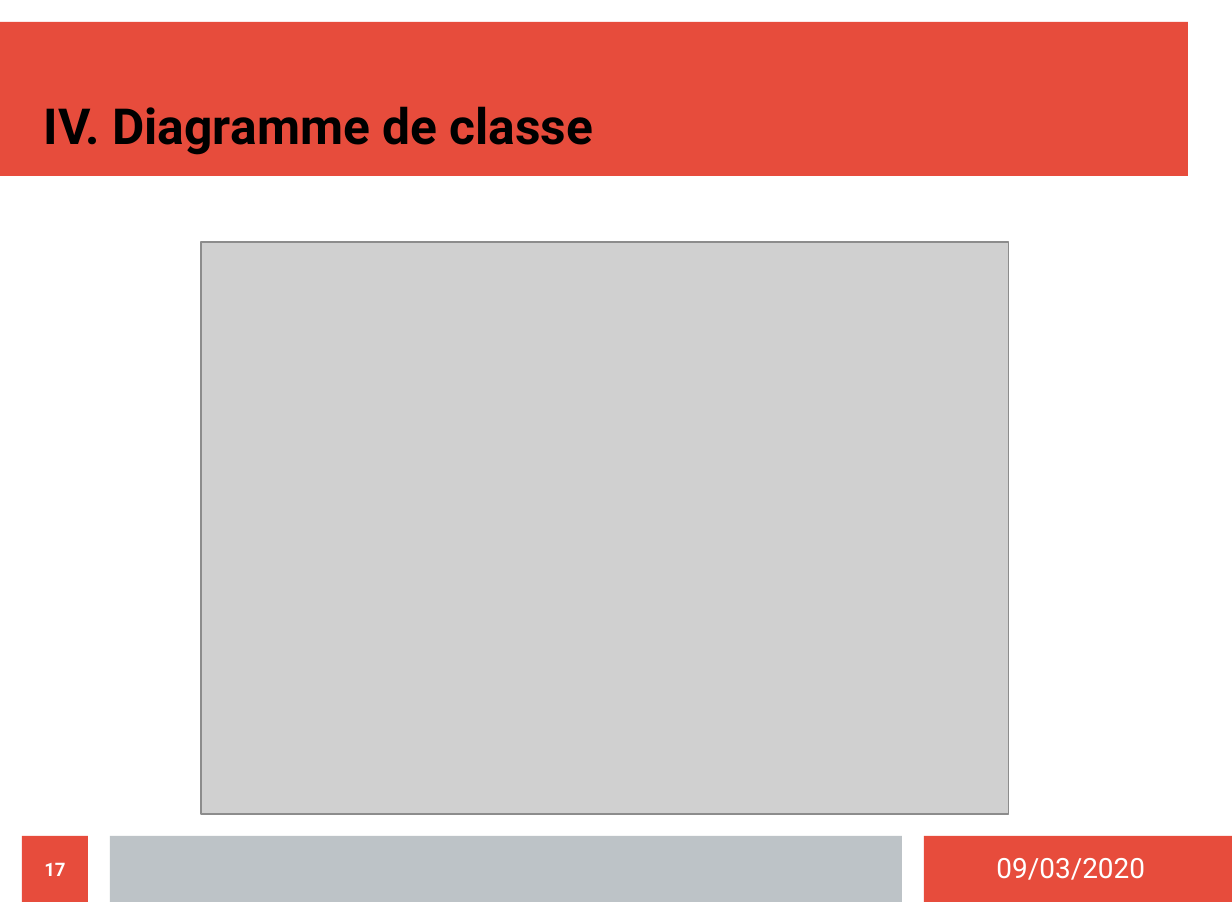
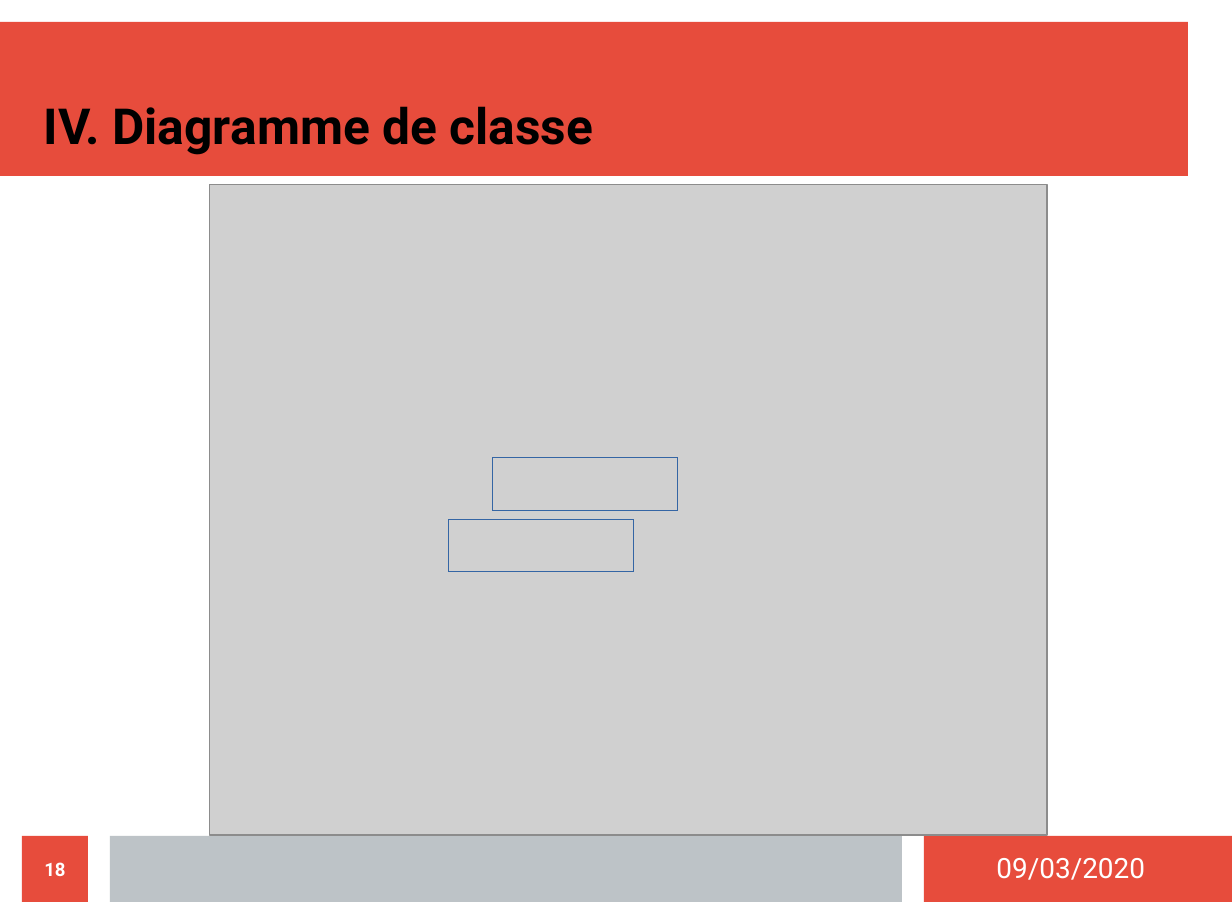
Before and after one commit to MezeretteBrice/Projet_Ronde, a slide deck: slide 18 of SOUTENANCE/Revue2/MezeretteBrice.odp (slide 17 before the commit). Drawn at 1232x924 pixels with LibreOffice and Linux fonts; fonts in the diff are those of the drawing; grey boxes stand for pictures. Boxes give left, top, right and bottom in pixels: in the first picture for what was removed or moved away, otherwise in the second. Text is boxed around its words. In the diff, an @@ line names an element or a change of style, - is before the commit and + after.

```diff
--- a/SOUTENANCE/Revue2/MezeretteBrice.odp
+++ b/SOUTENANCE/Revue2/MezeretteBrice.odp
@@ picture: place and size @@
-picture at (201,243,1010,815)
+picture at (209,184,1048,835)
@@ rectangle added at (493,457,677,510), outline #3465A4 0 pt @@
@@ rectangle added at (449,520,634,572), outline #3465A4 0 pt @@
@@ page number at (44,862,65,876): text changed @@
-17
+18
```
Also in this commit, not shown: 7 other slides changed, 2 slides added, 3 other files.
